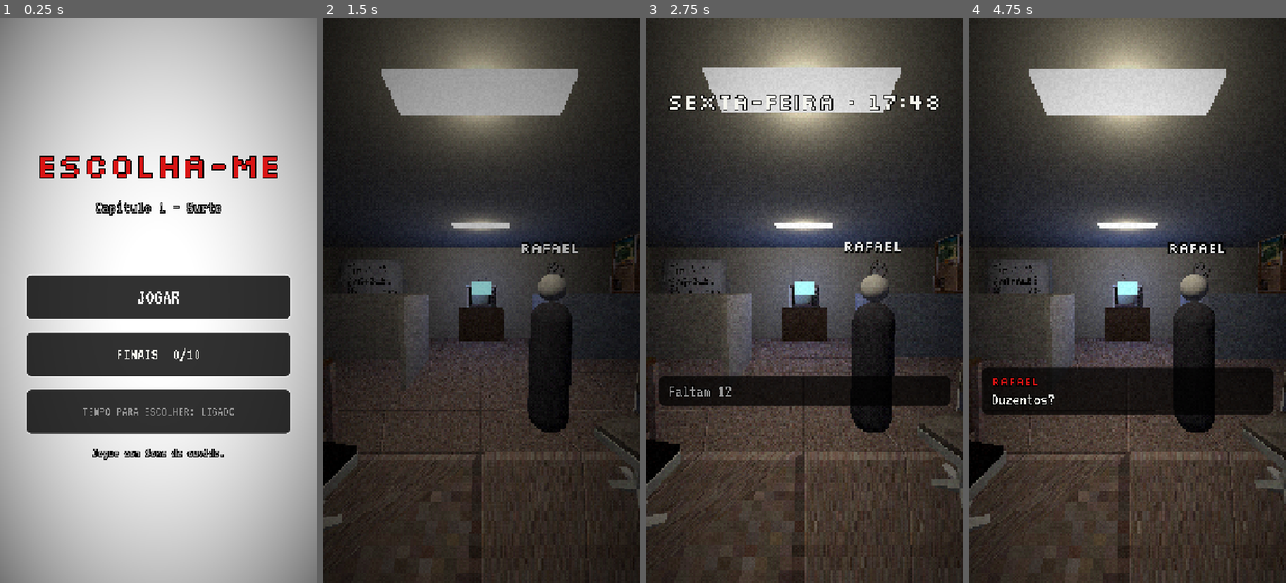
Above: before the commit, frames 1-4 (left to right).
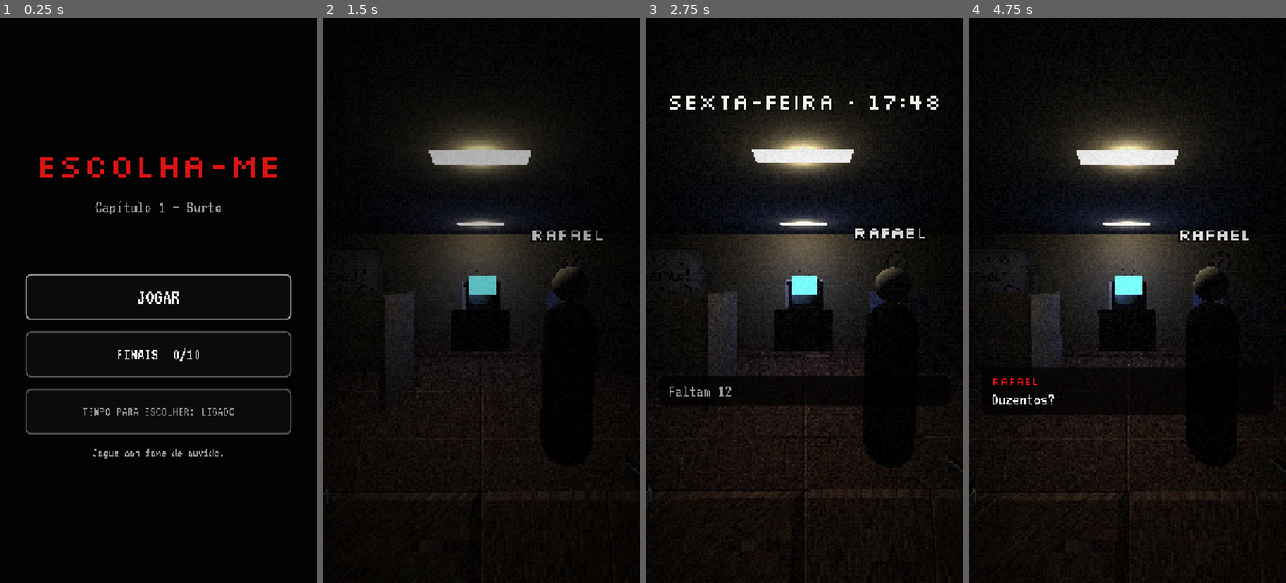
Above: after the commit, the same moments.

Repository: motathi/terror_game
Game: Godot game, scene res://scenes/main_menu.tscn
Same seed, same stepped clock (60 frames per second), same inputs: the game is played once before the commit and once after it.
Inputs (mouse positions are in pixels of both pictures, inside the frame that each line leads up to):
- Up to frame 1 (0.25 s): no input
- Up to frame 2 (1.5 s): click "JOGAR" at 0.5 s; tap Enter (ui_accept) at 1.25 s; move the mouse to (551, 272) at 1.27 s; hold Right (ui_right) from 1.28 s (still down); click (551, 272) at 1.42 s
- Up to frame 3 (2.75 s): tap Enter (ui_accept) at 1.52, 2.27 s; move the mouse to (741, 328) at 2.02 s; release Right (ui_right) at 2.03 s; hold Left (ui_left) from 2.03 s (still down)
- Up to frame 4 (4.75 s): move the mouse to (1159, 176) at 2.77 s; release Left (ui_left) at 2.78 s; hold Right (ui_right) 2.78-4.28 s; move the mouse to (1111, 413) at 3.52 s; click (1111, 413) at 3.67 s; tap Enter (ui_accept) at 3.77, 4.52 s; move the mouse to (1222, 385) at 4.27 s; hold Left (ui_left) from 4.28 s (still down)

The runs differ from the first frame. In frame 1, 97% of the frame differs, in the area x 0-100%, y 0-100%; in frame 2, 74%; in frame 3, 83%; in frame 4, 82%.

Commit message:
Ajustes visuais após o primeiro teste no iPhone emulado
- pós-processo respeita a cor do ColorRect (fundo do menu estava branco)
- campo de visão menor e luminárias do escritório mais longe da câmera
- mãos em primeira pessoa giradas para a frente da câmera
- textura dos zumbis LOWHO no caminho que o FBX espera

Co-Authored-By: Claude Opus 5.5 <noreply@anthropic.com>
Claude-Session: https://claude.ai/code/session_01BRBsijJUpArFHXiZDYghN5

Diff:
--- a/game/scripts/stage/locations.gd
+++ b/game/scripts/stage/locations.gd
@@ -94,11 +94,10 @@
 	tv_light.add_child(Flicker.new(0.35, 9.0))
 
 	if not dark:
-		for z in [-1.5, -4.5]:
-			var l := omni(root, Vector3(0, 2.8, z), Color(1.0, 0.95, 0.85), 1.1, 7.0)
+		for z in [-2.8, -5.8]:
+			var l := omni(root, Vector3(0, 2.8, z), Color(1.0, 0.95, 0.85), 1.2, 7.0)
 			l.add_to_group("main_lights")
-		box(root, Vector3(1.2, 0.04, 0.3), Vector3(0, 2.94, -1.5), Color(1, 1, 0.95), 2.0)
-		box(root, Vector3(1.2, 0.04, 0.3), Vector3(0, 2.94, -4.5), Color(1, 1, 0.95), 2.0)
+			box(root, Vector3(1.0, 0.03, 0.25), Vector3(0, 2.94, z), Color(1, 1, 0.95), 1.2)
 		cfg["ambient_energy"] = 0.5
 		cfg["fog_density"] = 0.03
 		cfg["fog_color"] = Color(0.1, 0.09, 0.08)
--- a/game/scripts/stage/stage.gd
+++ b/game/scripts/stage/stage.gd
@@ -40,7 +40,7 @@
 
 	camera = Camera3D.new()
 	camera.keep_aspect = Camera3D.KEEP_WIDTH  # tela em pé: garante os 2 personagens na largura
-	camera.fov = 74.0
+	camera.fov = 62.0
 	camera.near = 0.05
 	camera.far = 60.0
 	camera.current = true
@@ -49,6 +49,7 @@
 	hands = AssetLib.spawn(AssetLib.model_path("arms"), Vector3.ZERO)
 	AssetLib.psxify(hands)
 	hands.position = HANDS_OFFSET
+	hands.rotation.y = PI  # modelo glTF olha para +Z; câmera olha para -Z
 	camera.add_child(hands)
 	hands_anim = AssetLib.find_animation_player(hands)
 	play_hands(HANDS_IDLE_ANIM)
--- a/game/shaders/psx_post.gdshader
+++ b/game/shaders/psx_post.gdshader
@@ -22,7 +22,7 @@
 }
 
 void fragment() {
-	vec4 col = texture(TEXTURE, UV);
+	vec4 col = texture(TEXTURE, UV) * COLOR;
 	ivec2 px = ivec2(UV / TEXTURE_PIXEL_SIZE);
 	float threshold = BAYER[(px.y % 4) * 4 + (px.x % 4)] / 16.0 - 0.5;
 	vec3 c = col.rgb + threshold * dither_strength / color_levels;
Binary file added: game/assets/third_party/zombies_lowho/FBX/Characters/LOWHO.png
